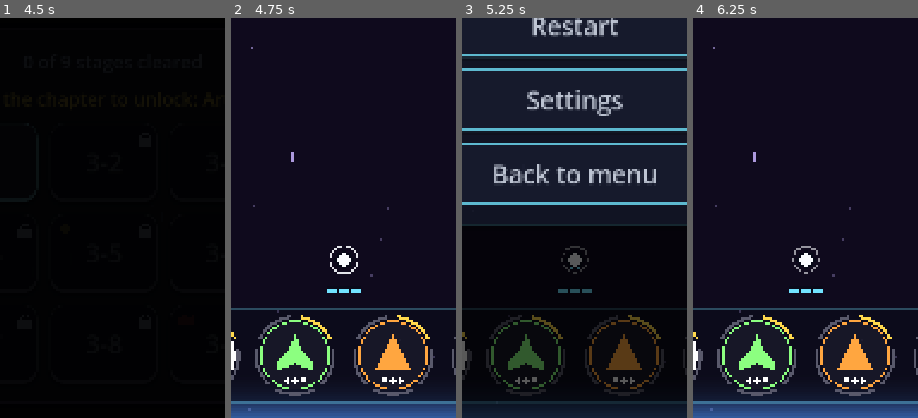
Above: before the commit, frames 1-4 (left to right).
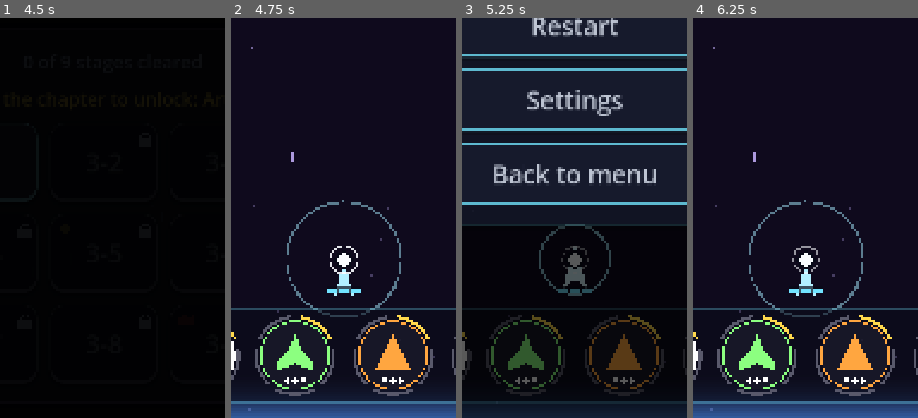
Above: after the commit, the same moments.

Repository: GDPonsoni/Nucleon-Squad-3D
Game: Godot game, scene res://scenes/menu.tscn
Two runs of this game, one before a commit and one after it. Both use one fixed random seed, a clock stepped at 60 frames per second and the inputs below.
Inputs (mouse positions are % of the whole screen's width and height, from its top left):
- Up to frame 1 (4.5 s): click "Play" at 0.5 s; move the mouse to (72, 45) at 1.27 s; hold Right (ui_right) 1.28-2 s; click (72, 45) at 1.42 s; click (13, 25) at 2.02 s; click (87, 24) at 2.75 s; click (87, 25) at 3.52 s; click (21, 68) at 4.25 s
- Up to frame 2 (4.75 s): no input
- Up to frame 3 (5.25 s): click (90, 9) at 5 s
- Up to frame 4 (6.25 s): click "Restart" at 5.75 s
The pictures show only the part of the screen within x 25-75%, y 50-100%; the shares and areas given below are measured in that part.

Frame 1 is identical in both runs. In frame 2, 1.0% of the frame differs, in the area x 24-76%, y 45-75%; in frame 3, 0.8%; in frame 4, 1.0%.

Commit message:
feat(player): animações de entrada, saída por troca e quebra do corpo
Co-Authored-By: Claude Sonnet 5.5 <noreply@anthropic.com>

Diff:
--- a/scripts/core/game.gd
+++ b/scripts/core/game.gd
@@ -16,6 +16,7 @@
 var power_ups: NodePool
 var dropper: PowerUpDropper
 var explosions: NodePool
+var body_fx: NodePool
 var pause_menu: PauseMenu
 var results_menu: ResultsMenu
 var revive_offer: ReviveOffer
@@ -75,6 +76,11 @@
 	explosions = NodePool.new(Explosion.new, Params.explosion_pool_size)
 	explosions.name = "Explosions"
 	add_child(explosions)
+
+	# Corpos que saem de cena (troca e quebra), atrás da nave
+	body_fx = NodePool.new(BodyFx.new, Params.body_fx_pool_size)
+	body_fx.name = "BodyFx"
+	add_child(body_fx)
 
 	power_ups = NodePool.new(PowerUp.new, Params.powerup_pool_size)
 	power_ups.name = "PowerUps"
@@ -307,6 +313,9 @@
 	# Troca voluntária começa a recarga; a escolha forçada (corpo destruído) não
 	if not switcher.forced:
 		state.start_switch_cooldown()
+	# Troca voluntária: o corpo que sai se dissolve (a perda usa a quebra)
+	if player.body != null and player.body != state.bodies[index]:
+		_body_fx(player.body, false)
 	switcher.forced = false
 	time_controller.forced_slow = false
 	_switch_to(index, Params.switch_invulnerability_seconds)
@@ -373,6 +382,7 @@
 	Audio.vibrate(Params.haptic_body_break_ms)
 	Audio.play(&"core_crack")
 	_explode(player.position, Params.ship_size.y * 0.5, state.bodies[index].color)
+	_body_fx(state.bodies[index], true)
 	player.clear_body()
 	player.cracks = state.dead_count()
 	var alive: Array[int] = state.alive_indices()
@@ -419,6 +429,17 @@
 	pause_menu.enable()
 	get_tree().paused = false
 
+## Corpo que se despede: quebra (perdido) ou saída (troca voluntária).
+func _body_fx(data: BodyData, broken: bool) -> void:
+	var fx := body_fx.acquire() as BodyFx
+	if fx == null:
+		return
+	if broken:
+		fx.activate_break(player.position, data)
+	else:
+		fx.activate_exit(player.position, data)
+
+
 func _explode(pos: Vector2, radius: float, color: Color) -> void:
 	var explosion := explosions.acquire() as Explosion
 	if explosion != null:
--- a/scripts/core/params.gd
+++ b/scripts/core/params.gd
@@ -225,6 +225,22 @@
 var squad_size: int = 4
 var body_max_hits: int = 3
 var body_rebuild_seconds: float = 0.35
+# --- Animações de nave (entrada, saída por troca, quebra) ---
+var anim_intensity: float = 1.0  # multiplica deslocamentos e brilhos de todas as animações de nave (0 = sem)
+var entry_slide_distance: float = 90.0  # o corpo novo sobe de baixo até a posição
+var entry_start_scale: float = 0.35
+var entry_glow_alpha: float = 0.75  # brilho branco no meio da entrada
+var entry_ring_scale: float = 1.9  # anel que converge para a nave (x altura da nave)
+var body_fx_pool_size: int = 8
+var exit_seconds: float = 0.3  # saída por troca voluntária: sobe, afina e se dissolve
+var exit_slide_distance: float = 130.0
+var exit_end_scale_x: float = 0.25
+var exit_end_scale_y: float = 1.25
+var break_seconds: float = 0.75  # perda: o corpo se parte em pedaços que giram e somem
+var break_speed_min: float = 160.0
+var break_speed_max: float = 420.0
+var break_spin_max: float = 7.0  # rad/s
+var break_gravity: float = 380.0  # os pedaços caem um pouco
 var hit_invulnerability_seconds: float = 1.0  # após levar hit ([EM ABERTO] no GDD)
 var game_over_delay_seconds: float = 0.8
 var revive_offer_seconds: float = 20.0  # tempo para aceitar continuar com anúncio
--- /dev/null
+++ b/scripts/player/body_fx.gd
@@ -0,0 +1,106 @@
+class_name BodyFx
+extends PoolItem
+## Efeito do corpo que sai de cena (pooled): EXIT = troca voluntária (sobe, afina e dissolve);
+## BREAK = corpo perdido (parte-se em pedaços triangulares que giram, caem e somem).
+## O delta já vem escalado pelo time scale, então acompanha a câmera lenta.
+
+enum Kind { EXIT, BREAK }
+
+var _kind: Kind = Kind.EXIT
+var _age: float = 0.0
+var _duration: float = 1.0
+var _color: Color = Color.WHITE
+var _points := PackedVector2Array()  # contorno já em pixels
+# Pedaços (BREAK): triângulo local em volta do centroide + movimento
+var _pieces: Array[PackedVector2Array] = []
+var _centers := PackedVector2Array()
+var _vel := PackedVector2Array()
+var _spin := PackedFloat32Array()
+
+
+func activate_exit(pos: Vector2, data: BodyData) -> void:
+	_start(Kind.EXIT, pos, data, Params.exit_seconds)
+	queue_redraw()
+	_set_active()
+
+
+func activate_break(pos: Vector2, data: BodyData) -> void:
+	_start(Kind.BREAK, pos, data, Params.break_seconds)
+	_pieces.clear()
+	_centers.resize(0)
+	_vel.resize(0)
+	_spin.resize(0)
+	var n: int = _points.size()
+	var k: float = Params.anim_intensity
+	for i in n:
+		var a: Vector2 = _points[i]
+		var b: Vector2 = _points[(i + 1) % n]
+		var center: Vector2 = (a + b) / 3.0  # centroide do triângulo (origem, a, b)
+		var dir: Vector2 = center.normalized() if center.length() > 0.001 else Vector2.from_angle(randf() * TAU)
+		_pieces.append(PackedVector2Array([-center, a - center, b - center]))
+		_centers.append(center)
+		_vel.append((dir * randf_range(Params.break_speed_min, Params.break_speed_max) + Vector2(randf_range(-60.0, 60.0), 0.0)) * k)
+		_spin.append(randf_range(-Params.break_spin_max, Params.break_spin_max) * k)
+	queue_redraw()
+	_set_active()
+
+
+func _start(kind: Kind, pos: Vector2, data: BodyData, duration: float) -> void:
+	_kind = kind
+	position = pos
+	_age = 0.0
+	_duration = maxf(duration, 0.05)
+	_color = data.color
+	_points.resize(data.shape.size())
+	for i in data.shape.size():
+		_points[i] = data.shape[i] * Params.ship_size
+
+
+func _process(delta: float) -> void:
+	_age += delta
+	if _age >= _duration:
+		expire()
+		return
+	queue_redraw()
+
+
+func _draw() -> void:
+	var t: float = _age / _duration
+	if _kind == Kind.EXIT:
+		_draw_exit(t)
+	else:
+		_draw_break(t)
+
+
+func _draw_exit(t: float) -> void:
+	var k: float = Params.anim_intensity
+	var e: float = ease(t, -2.0)  # começa devagar e acelera para cima
+	var scale_v := Vector2(lerpf(1.0, Params.exit_end_scale_x, e), lerpf(1.0, Params.exit_end_scale_y, e))
+	var offset := Vector2(0.0, -Params.exit_slide_distance * k * e)
+	draw_set_transform(offset, 0.0, scale_v)
+	var fade: float = 1.0 - t
+	draw_colored_polygon(_points, Color(_color.lightened(0.3 * t), fade))
+	# Brilho branco no início da saída
+	draw_colored_polygon(_points, Color(1.0, 1.0, 1.0, maxf(0.0, 0.6 - t * 1.5) * k))
+	draw_set_transform(Vector2.ZERO, 0.0, Vector2.ONE)
+	# Anel fino que sobe junto
+	draw_arc(offset * 0.5, Params.ship_size.y * (0.4 + 0.6 * t), 0.0, TAU, 32, Color(_color.lightened(0.4), fade * 0.6 * k), 4.0)
+
+
+func _draw_break(t: float) -> void:
+	var fade: float = 1.0 - t * t
+	# Clarão curto na hora da quebra
+	if t < 0.25:
+		var flash: float = 1.0 - t / 0.25
+		draw_colored_polygon(_points, Color(1.0, 1.0, 1.0, flash * 0.9 * minf(Params.anim_intensity, 1.0)))
+	for i in _pieces.size():
+		# Velocidade cai com o tempo e a gravidade puxa os pedaços para baixo
+		var travel: float = _age * (1.0 - t * 0.5)
+		var pos: Vector2 = _centers[i] + _vel[i] * travel + Vector2(0.0, Params.break_gravity * _age * _age * 0.5)
+		draw_set_transform(pos, _spin[i] * _age, Vector2.ONE * (1.0 - t * 0.35))
+		draw_colored_polygon(_pieces[i], Color(_color.lightened(0.2 * (1.0 - t)), fade))
+		# Borda quente que esfria
+		var edge: PackedVector2Array = _pieces[i].duplicate()
+		edge.append(edge[0])
+		draw_polyline(edge, Color(1.0, 0.9, 0.7, fade * (1.0 - t)), 3.0)
+	draw_set_transform(Vector2.ZERO, 0.0, Vector2.ONE)
--- a/scripts/player/player.gd
+++ b/scripts/player/player.gd
@@ -127,10 +127,7 @@
 
 func _draw() -> void:
 	if body != null and _build > 0.0:
-		var points := PackedVector2Array()
-		for point in body.shape:
-			points.append(point * Params.ship_size * _build)
-		draw_colored_polygon(points, body.color)
+		_draw_body()
 
 	_draw_nucleus()
 	if body != null:
@@ -142,6 +139,28 @@
 		var t: float = 1.0 - _level_pulse_left / Params.level_up_pulse_seconds
 		var radius: float = Params.ship_size.y * (0.4 + t * Params.level_up_pulse_growth)
 		draw_arc(Vector2.ZERO, radius, 0.0, TAU, 48, Color(_pulse_color, 1.0 - t), Params.level_up_pulse_width * (1.0 - t * 0.5))
+
+
+## Entrada do corpo: sobe de baixo crescendo (com um leve excesso), com brilho e um anel que converge.
+func _draw_body() -> void:
+	var k: float = Params.anim_intensity
+	var grow: float = lerpf(Params.entry_start_scale, 1.0, _ease_out_back(_build)) if _build < 1.0 else 1.0
+	var offset := Vector2(0.0, Params.entry_slide_distance * k * (1.0 - ease(_build, 0.35)))
+	var points := PackedVector2Array()
+	for point in body.shape:
+		points.append(point * Params.ship_size * grow + offset)
+	draw_colored_polygon(points, body.color)
+	if _build < 1.0:
+		var glow: float = sin(_build * PI) * Params.entry_glow_alpha * minf(k, 1.0)
+		draw_colored_polygon(points, Color(1.0, 1.0, 1.0, glow))
+		var ring: float = Params.ship_size.y * lerpf(Params.entry_ring_scale, 0.5, ease(_build, 0.4))
+		draw_arc(Vector2.ZERO, ring, 0.0, TAU, 40, Color(body.color.lightened(0.4), sin(_build * PI) * 0.8 * minf(k, 1.0)), 5.0)
+
+
+func _ease_out_back(x: float) -> float:
+	var c1: float = 1.70158
+	var c3: float = c1 + 1.0
+	return 1.0 + c3 * pow(x - 1.0, 3.0) + c1 * pow(x - 1.0, 2.0)
 
 
 ## Núcleo (que também é a hitbox): anel pulsando, borda escura e miolo claro.
Not shown, added: scripts/player/body_fx.gd.uid
